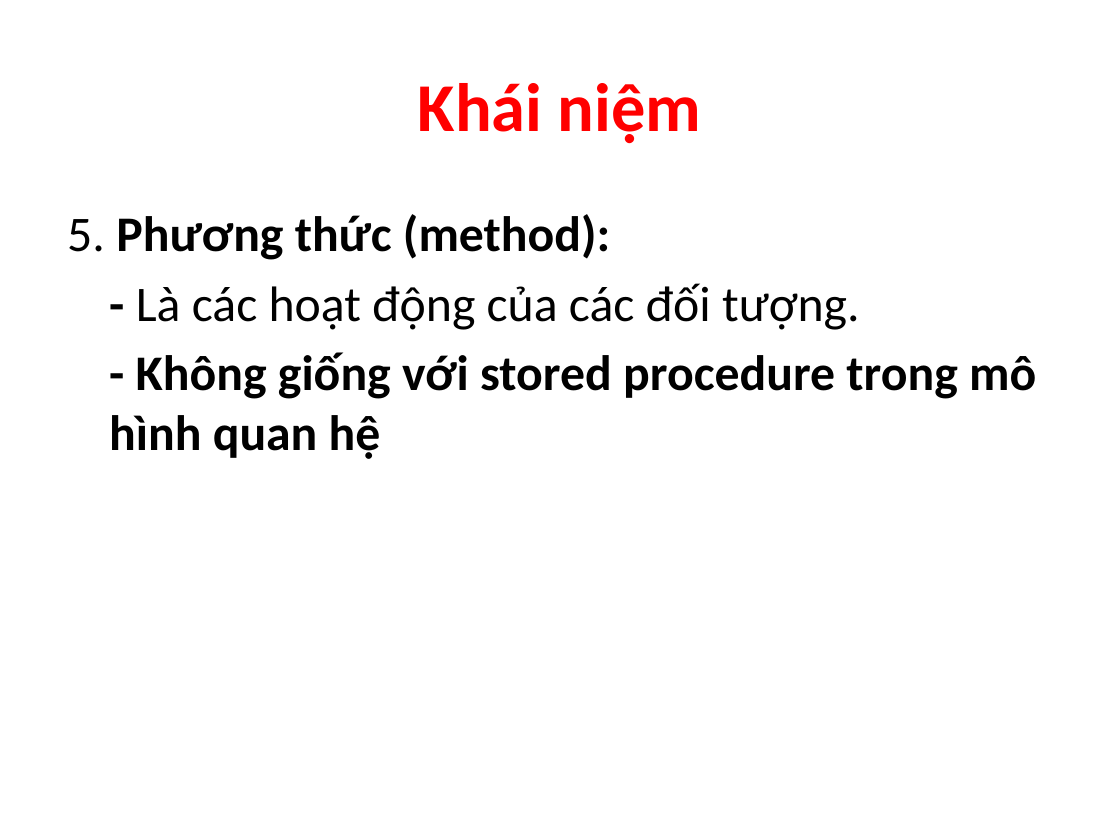
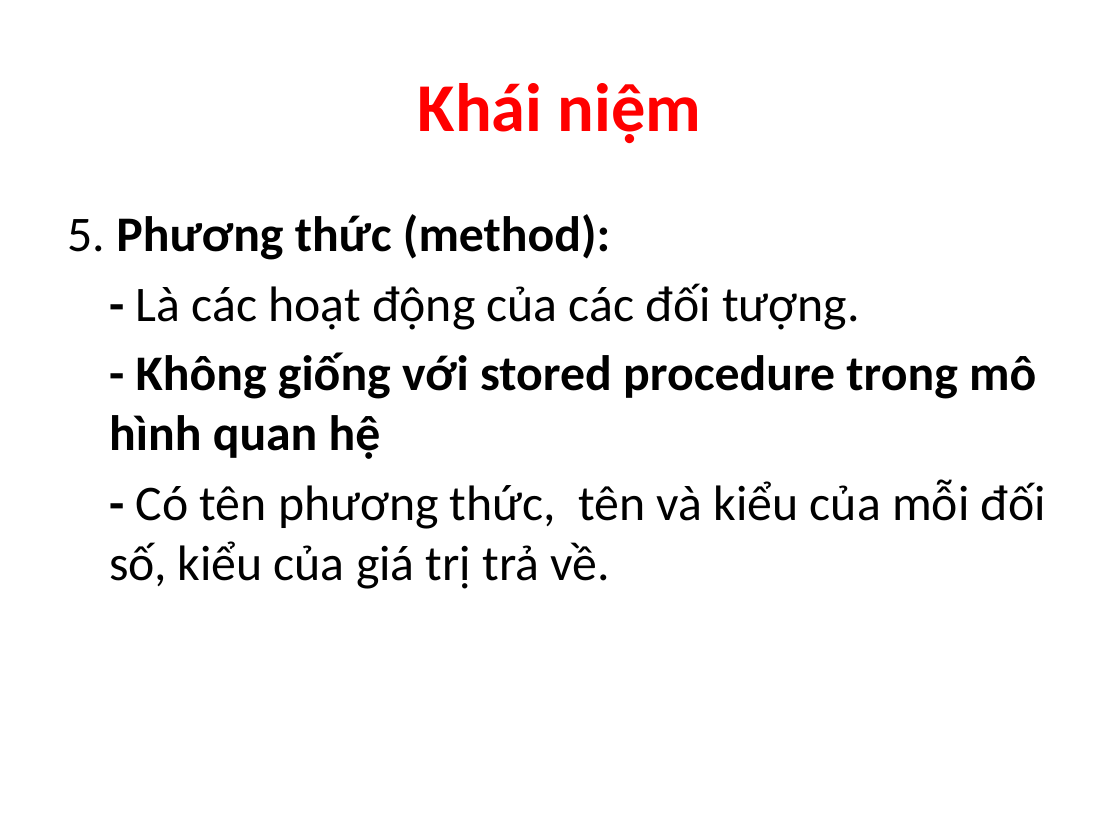
Before and after one commit to computerline1z/thaothaotientien, a slide deck: slide 9 of Thủy Tiên - 0912463/Seminar/Topic #8b - Section 8 & 9 v3.pptx. Drawn at 1120x840 pixels with LibreOffice and Linux fonts; fonts in the diff are those of the drawing. Boxes give left, top, right and bottom in pixels: in the first picture for what was removed or moved away, otherwise in the second. Text is boxed around its words. In the diff, an @@ line names an element or a change of style, - is before the commit and + after.

```diff
--- a/Thủy Tiên - 0912463/Seminar/Topic #8b - Section 8 & 9 v3.pptx
+++ b/Thủy Tiên - 0912463/Seminar/Topic #8b - Section 8 & 9 v3.pptx
@@ text at box(109, 479, 1046, 589): paragraph added @@
+- Có tên phương thức, tên và kiểu của mỗi đối số, kiểu của giá trị trả về.
```
Also in this commit, not shown: 1 other slide changed.
